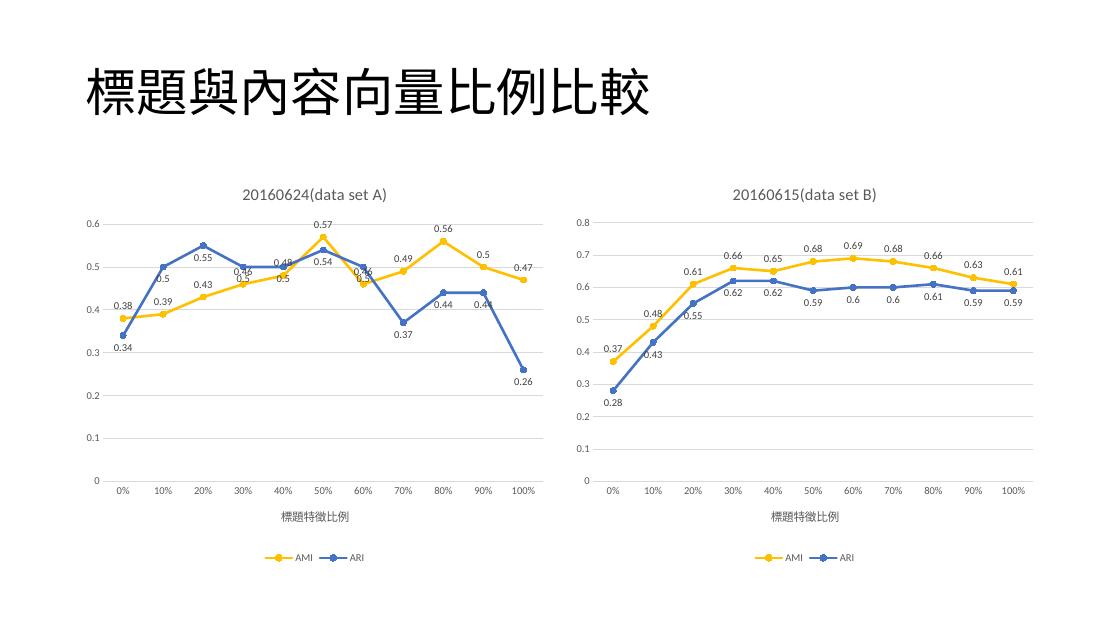
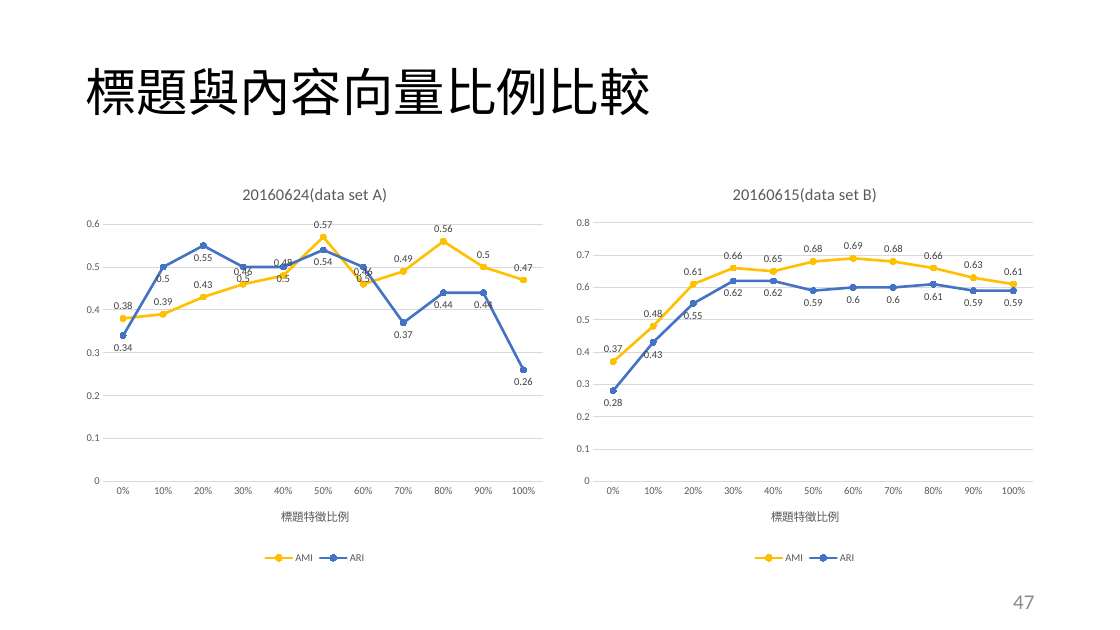
Before and after one commit to ZhongTing/HotTopicDetection, a slide deck: slide 47 of document/Hot-Topic-Detection.pptx (slide 29 before the commit). Drawn at 1120x630 pixels with LibreOffice and Linux fonts; fonts in the diff are those of the drawing. Boxes give left, top, right and bottom in pixels: in the first picture for what was removed or moved away, otherwise in the second. Text is boxed around its words. In the diff, an @@ line names an element or a change of style, - is before the commit and + after.

```diff
--- a/document/Hot-Topic-Detection.pptx
+++ b/document/Hot-Topic-Detection.pptx
@@ page number added at [1013,595,1034,609], 18 pt, text #8C8C8C @@
+47
```
Also in this commit, not shown: 24 other slides changed, 32 slides added, 8 slides removed, 19 other files.
